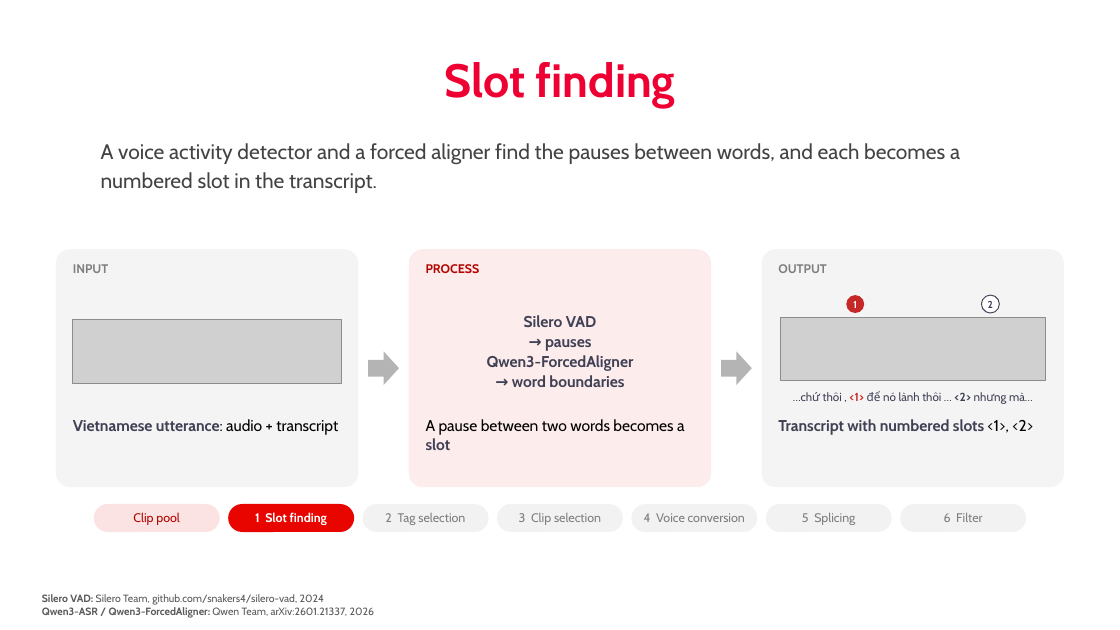
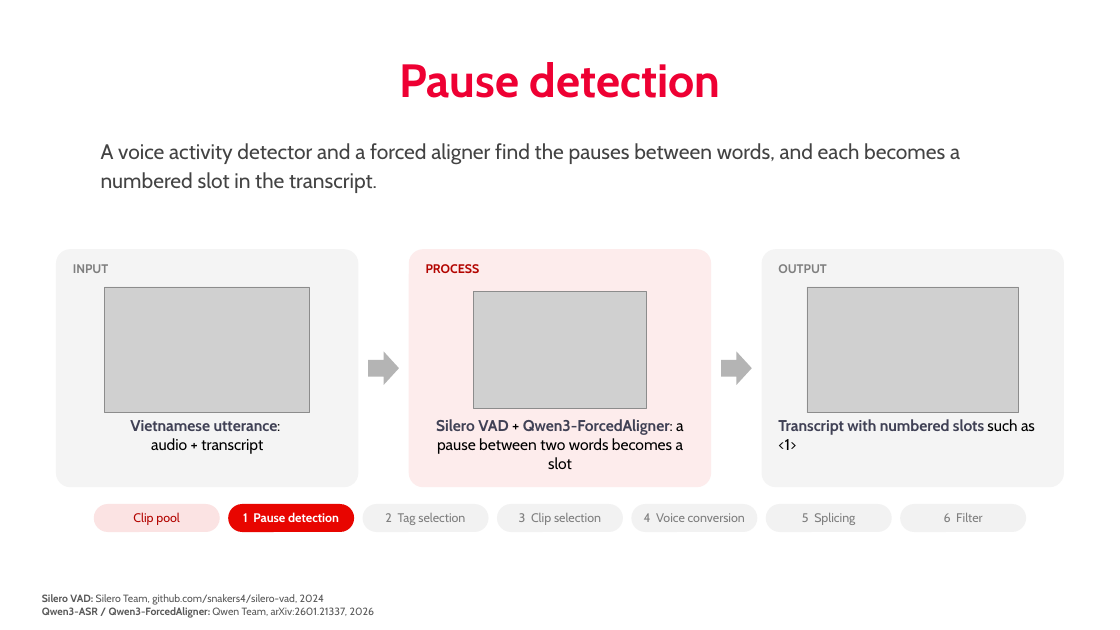
Before and after one commit to nhakanasi/VDT_GD2, a slide deck: slide 10 of Method.pptx. Drawn at 1120x630 pixels with LibreOffice and Linux fonts; fonts in the diff are those of the drawing; grey boxes stand for pictures; background and template pictures are left out. Boxes give left, top, right and bottom in pixels: in the first picture for what was removed or moved away, otherwise in the second. Text is boxed around its words. In the diff, an @@ line names an element or a change of style, - is before the commit and + after.

```diff
--- a/Method.pptx
+++ b/Method.pptx
@@ title at box(399, 62, 720, 98): text changed @@
-Slot finding
+Pause detection
@@ picture added at box(105, 287, 310, 413) @@
@@ picture added at box(474, 292, 646, 409) @@
@@ picture added at box(807, 287, 1019, 413) @@
@@ ellipse removed at box(847, 295, 865, 313) @@
-1
@@ ellipse removed at box(981, 295, 999, 313) @@
-2
@@ picture removed at box(73, 319, 342, 384) @@
@@ text removed at box(487, 315, 634, 387) @@
-Silero VAD
-→ pauses
-Qwen3-ForcedAligner
-→ word boundaries
@@ picture removed at box(781, 318, 1045, 381) @@
@@ rectangle removed at box(841, 318, 870, 381) @@
@@ rectangle removed at box(968, 318, 1014, 381) @@
@@ text at box(436, 419, 684, 469): text changed @@
-A pause between two words becomes a slot
+Silero VAD + Qwen3-ForcedAligner: a pause between two words becomes a slot
@@ text at box(778, 419, 1035, 450): text changed @@
-Transcript with numbered slots <1>, <2>
+Transcript with numbered slots such as <1>
@@ text removed at box(823, 391, 1033, 401) @@
-…chứ thôi , <1> để nó lành thôi … <2> nhưng mà…
@@ text at box(130, 420, 281, 454): text changed @@
-Vietnamese utterance: audio + transcript
+Vietnamese utterance:
+audio + transcript
@@ text in rounded rectangle at box(243, 512, 339, 522): text changed @@
-1 Slot finding
+1 Pause detection
```
Also in this commit, not shown: 23 other slides changed, 1 slide added, 1 slide removed, 8 other files.
